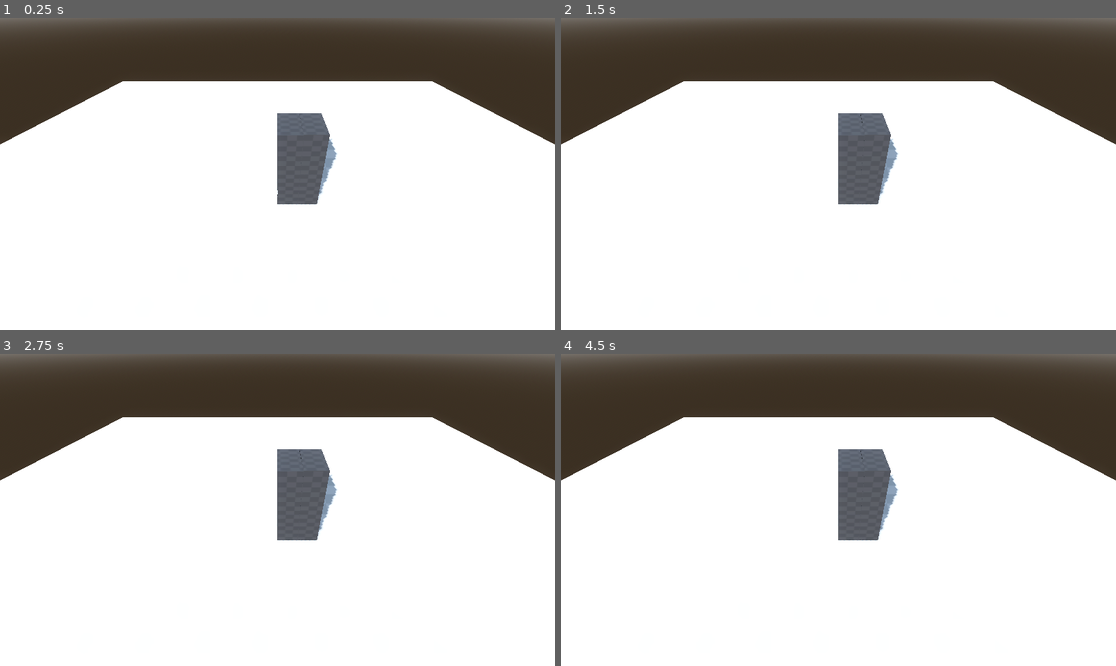
Above: before the commit, frames 1-4 (two rows, left to right).
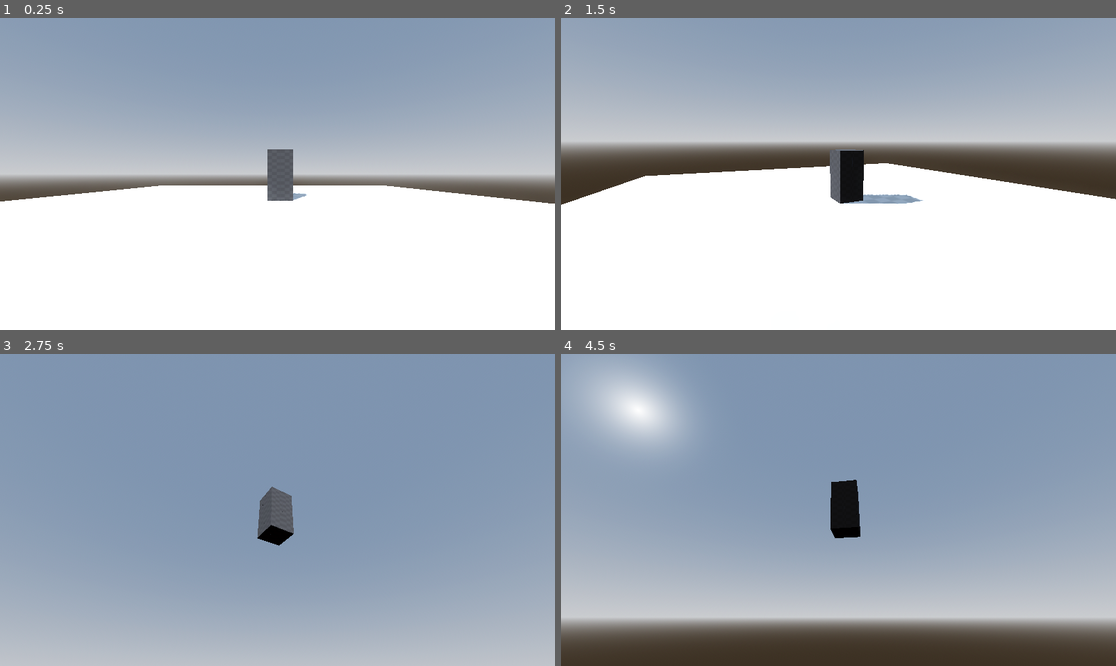
Above: after the commit, the same moments.

Repository: crei0/building-teardown
Game: Godot game, scene res://main.tscn
Two runs of this game, one before a commit and one after it. Both use one fixed random seed, a clock stepped at 60 frames per second and the inputs below.
Inputs (mouse positions are in pixels of both pictures, inside the frame that each line leads up to):
- Up to frame 1 (0.25 s): no input
- Up to frame 2 (1.5 s): tap Enter at 0.5 s; move the mouse to (960, 158) at 0.52 s; click (960, 158) at 0.67 s; tap Space at 1.25 s; move the mouse to (727, 189) at 1.27 s; click (727, 189) at 1.42 s
- Up to frame 3 (2.75 s): tap Enter at 2 s; move the mouse to (333, 441) at 2.02 s; click (333, 441) at 2.17 s
- Up to frame 4 (4.5 s): tap Space at 2.75, 4.25 s; move the mouse to (810, 572) at 2.77 s; click (810, 572) at 2.92 s; tap Enter at 3.5 s; move the mouse to (1005, 556) at 3.52 s; click (1005, 556) at 3.67 s; move the mouse to (672, 463) at 4.27 s; click (672, 463) at 4.42 s

The runs differ from the first frame. In frame 1, 55% of the frame differs, in the area x 0-100%, y 0-60%; in frame 2, 52%; in frame 3, 99%; in frame 4, 100%, in the area x 0-100%, y 0-100%.

Commit message:
Added Camera orbitting around center point

Diff:
--- a/Camera.gd
+++ b/Camera.gd
@@ -2,10 +2,22 @@
 class_name Camera
 
 const RAY_LENGTH = 1000.0
+const MOUSE_SENSITIVITY = 0.005
 
 @onready var explosions_container_node_3d: Node3D = %ExplosionsContainerNode3D
+@onready var camera_container: Node3D = %CameraContainer
 
 @export var explosion_scene: PackedScene
+
+
+func _unhandled_input(event: InputEvent) -> void:
+	# Camera Orbit
+	if (
+		camera_container and
+		event is InputEventMouseMotion
+	):
+		camera_container.rotation.y -= event.relative.x * MOUSE_SENSITIVITY
+		camera_container.rotation.x -= event.relative.y * MOUSE_SENSITIVITY
 
 
 func _input(event):
--- a/main.tscn
+++ b/main.tscn
@@ -38,9 +38,13 @@
 [node name="WorldEnvironment" type="WorldEnvironment" parent="."]
 environment = SubResource("Environment_1bvp3")
 
-[node name="Camera3D" type="Camera3D" parent="."]
+[node name="CameraContainer" type="Node3D" parent="."]
 unique_name_in_owner = true
-transform = Transform3D(1, 0, 0, 0, 0.76286, 0.646563, 0, -0.646563, 0.76286, 0, 7.847, 7.8703)
+transform = Transform3D(1, 0, 0, 0, 1, 0, 0, 0, 1, 0.804863, 2.06715, 0.604568)
+
+[node name="Camera3D" type="Camera3D" parent="CameraContainer"]
+unique_name_in_owner = true
+transform = Transform3D(1, 0, 0, 0, 1, 0, 0, 0, 1, 0, 0, 16.247)
 script = ExtResource("3_h2yge")
 explosion_scene = ExtResource("2_1bvp3")
 
